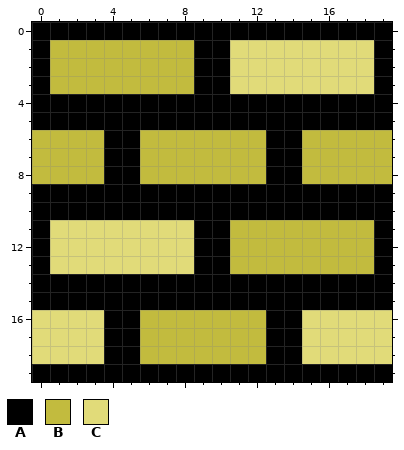
Pixel-art sprite, stored at xmlvm/src/demo/androidSokoban/res/drawable/wall.png. That is the earlier state.
The file is 20x20 pixels.
Palette (. is transparent): A #000000  B #c2bb3e  C #e1db79
Pixels before, first column x 0:
 0 AAAAAAAAAAAAAAAAAAAA
 1 ABBBBBBBBAACCCCCCCCA
 2 ABBBBBBBBAACCCCCCCCA
 3 ABBBBBBBBAACCCCCCCCA
 4 AAAAAAAAAAAAAAAAAAAA
 5 AAAAAAAAAAAAAAAAAAAA
 6 BBBBAABBBBBBBAABBBBB
 7 BBBBAABBBBBBBAABBBBB
 8 BBBBAABBBBBBBAABBBBB
 9 AAAAAAAAAAAAAAAAAAAA
10 AAAAAAAAAAAAAAAAAAAA
11 ACCCCCCCCAABBBBBBBBA
12 ACCCCCCCCAABBBBBBBBA
13 ACCCCCCCCAABBBBBBBBA
14 AAAAAAAAAAAAAAAAAAAA
15 AAAAAAAAAAAAAAAAAAAA
16 CCCCAABBBBBBBAACCCCC
17 CCCCAABBBBBBBAACCCCC
18 CCCCAABBBBBBBAACCCCC
19 AAAAAAAAAAAAAAAAAAAA
After:
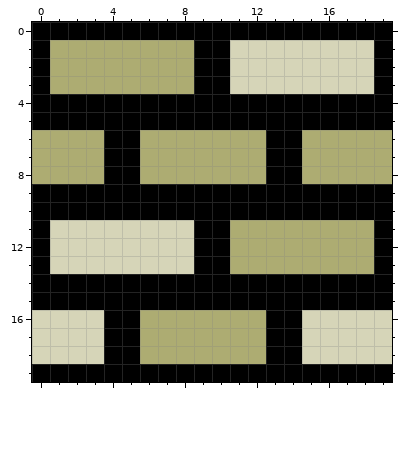
Edits made:
colour B: #c2bb3e -> #adac72
colour C: #e1db79 -> #d6d5b8
Changed places in both pictures, as pixel boxes (x1, y1, x2, y2):
changed: (32, 40, 392, 364)
